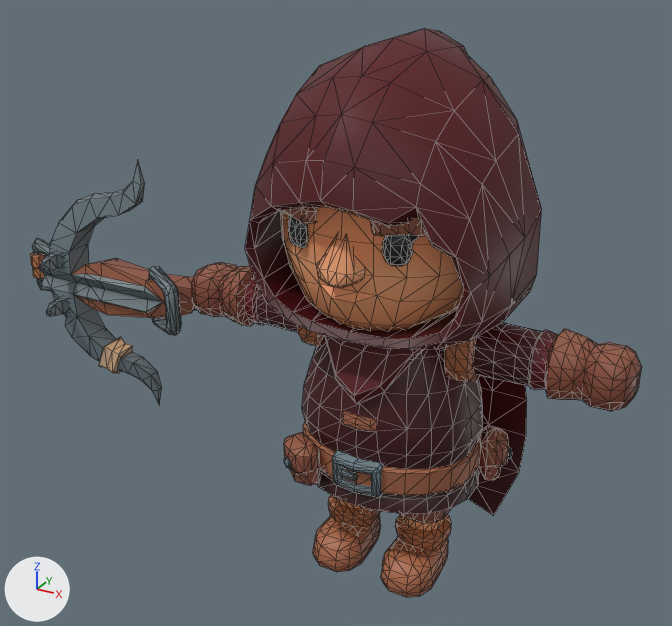
A saved change to the glTF model public/models/characters/archer.glb.
Camera for both pictures: a camera (50 mm lens) standing at (1.45, -3.13, 2.68) and looking at (-0.3, 0.07, 1.08). Arrows for +X, +Y and +Z are at lower left; the lights stay in place. The picture after the commit comes second. Mesh edges are drawn as thin lines. Where no turn or scale is listed for an object, it has been applied to the vertices. Vertices at exactly the same position are counted once.

Objects in the first picture: '2H_Crossbow', 'Rogue_ArmLeft', 'Rogue_ArmRight', 'Rogue_Body', 'Rogue_Cape', 'Rogue_Head_Hooded', 'Rogue_LegLeft', 'Rogue_LegRight'.
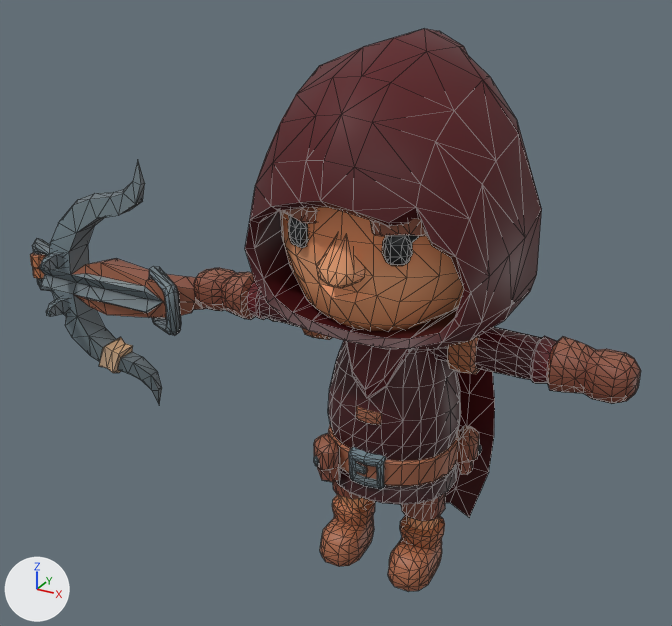
The edits, one by one:
me_cube_199 is used by ob_rogue_armleft; location (0.0, 0.0, 0.0).
me_cube_199 had 292 vertices, 580 faces and spanned x 0.089..0.971, y -0.143..0.143, z 0.963..1.246.
me_cube_199 now has 292 vertices, 580 faces and spans x 0.089..0.971, y -0.111..0.111, z 0.994..1.215.
me_cube_199 part 1: the whole mesh is scaled about its middle by (1, 0.78, 0.78).
me_cube_202 is used by ob_rogue_armright; location (0.0, 0.0, 0.0).
me_cube_202 had 292 vertices, 580 faces and spanned x -0.971..-0.089, y -0.143..0.143, z 0.963..1.246.
me_cube_202 now has 292 vertices, 580 faces and spans x -0.971..-0.089, y -0.111..0.111, z 0.994..1.215.
me_cube_202 part 2: the whole mesh is scaled about its middle by (1, 0.78, 0.78).
me_prototypepete_body_025 is used by ob_rogue_body; location (0.0, 0.0, 0.0).
me_prototypepete_body_025 had 600 vertices, 1172 faces and spanned x -0.385..0.488, y -0.372..0.327, z 0.376..1.248.
me_prototypepete_body_025 now has 600 vertices, 1172 faces and spans x -0.263..0.366, y -0.302..0.257, z 0.376..1.248.
me_prototypepete_body_025 part 3: the whole mesh is scaled about its middle by (0.72, 0.8, 1).
me_cube_194 is used by ob_rogue_legleft; location (0.0, 0.0, 0.0).
me_cube_194 had 206 vertices, 408 faces and spanned x 0.049..0.288, y -0.264..0.131, z 0.0..0.529.
me_cube_194 now has 206 vertices, 408 faces and spans x 0.073..0.264, y -0.225..0.092, z 0.0..0.529.
me_cube_194 part 4: the whole mesh is scaled about its middle by (0.8, 0.8, 1).
me_cube_187 is used by ob_rogue_legright; location (0.0, 0.0, 0.0).
me_cube_187 had 206 vertices, 408 faces and spanned x -0.288..-0.049, y -0.264..0.131, z 0.0..0.529.
me_cube_187 now has 206 vertices, 408 faces and spans x -0.264..-0.073, y -0.225..0.092, z 0.0..0.529.
me_cube_187 part 5: the whole mesh is scaled about its middle by (0.8, 0.8, 1).
Object 'Rogue_Cape' (ob_rogue_cape) moves from (0.0, 0.215, 0.665) to (0.0, 0.172, 0.665).
Object 'Rogue_Cape' (ob_rogue_cape) is rescaled from (0.571, 0.571, 0.571) to (0.428, 0.457, 0.571).

Pixel boxes (x1, y1, x2, y2) of what changed, in the pictures (672 x 626 px):
'Rogue_Body', rescaled
    before: (284, 312, 512, 514)
    after: (314, 341, 482, 505)
'Rogue_ArmLeft', rescaled (13% shorter)
    before: (437, 322, 641, 411)
    after: (430, 327, 641, 404)
'Rogue_Cape', moved, rescaled
    before: (468, 376, 527, 516)
    after: (445, 369, 495, 517)
'Rogue_LegLeft', rescaled
    before: (381, 509, 452, 597)
    after: (388, 493, 446, 591)
'Rogue_ArmRight', rescaled (14% shorter)
    before: (191, 262, 324, 346)
    after: (194, 268, 333, 340)
'Rogue_LegRight', rescaled
    before: (313, 495, 381, 572)
    after: (320, 481, 375, 567)
